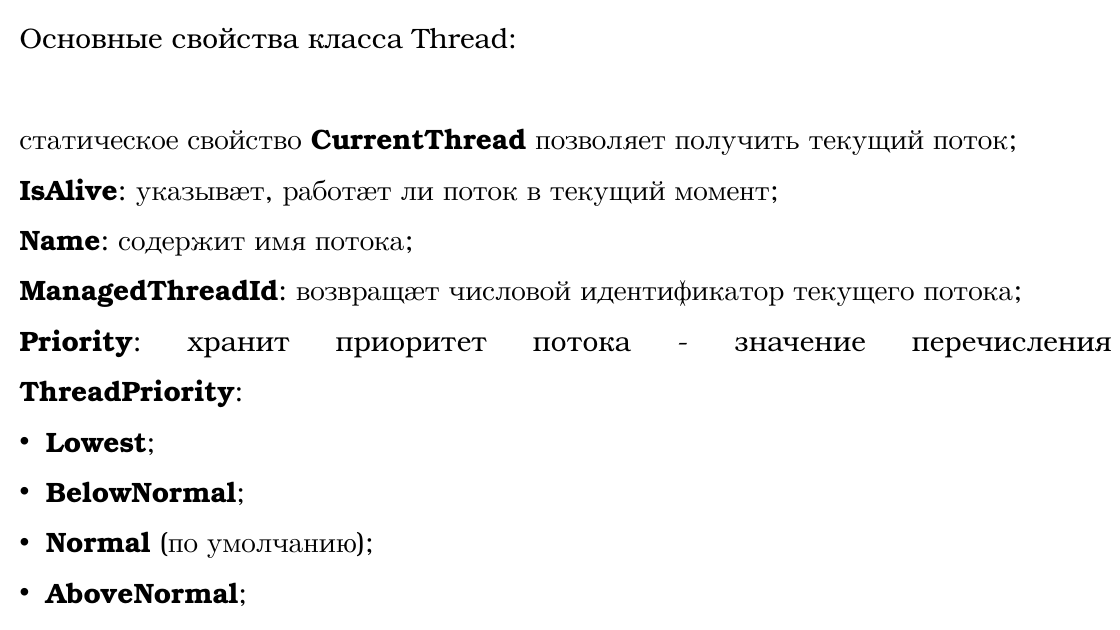
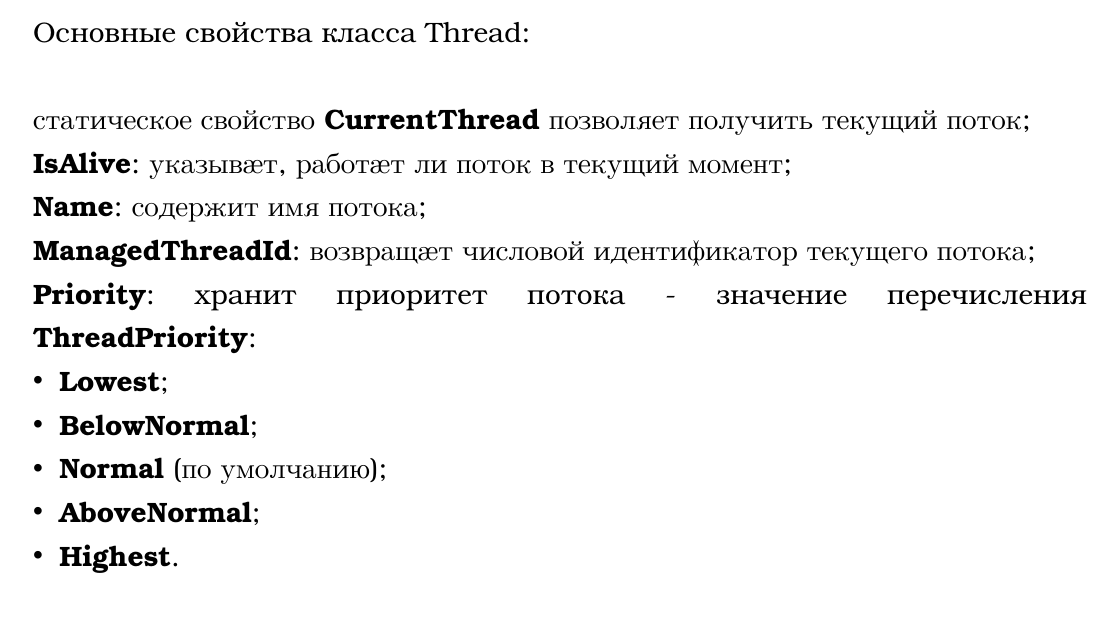
Before and after one commit to DaniilKlyukin/OOP-4, a slide deck: slide 7 of Лекции/ООП 1 лек 4.pptx. Drawn at 1120x630 pixels with LibreOffice and Linux fonts; fonts in the diff are those of the drawing. Boxes give left, top, right and bottom in pixels: in the first picture for what was removed or moved away, otherwise in the second. Text is boxed around its words. In the diff, an @@ line names an element or a change of style, - is before the commit and + after.

```diff
--- a/Лекции/ООП 1 лек 4.pptx
+++ b/Лекции/ООП 1 лек 4.pptx
@@ text "Основные свойства класса Thread:": place and size @@
-text "Основные свойства класса Thread:" at [20,28,1023,606]
+text "Основные свойства класса Thread:" at [33,22,1036,573]
@@ text "Основные свойства класса Thread:" at [33,22,1036,573]: line spacing 1.5 to 1.3 @@
```
Also in this commit, not shown: 37 other slides changed.
